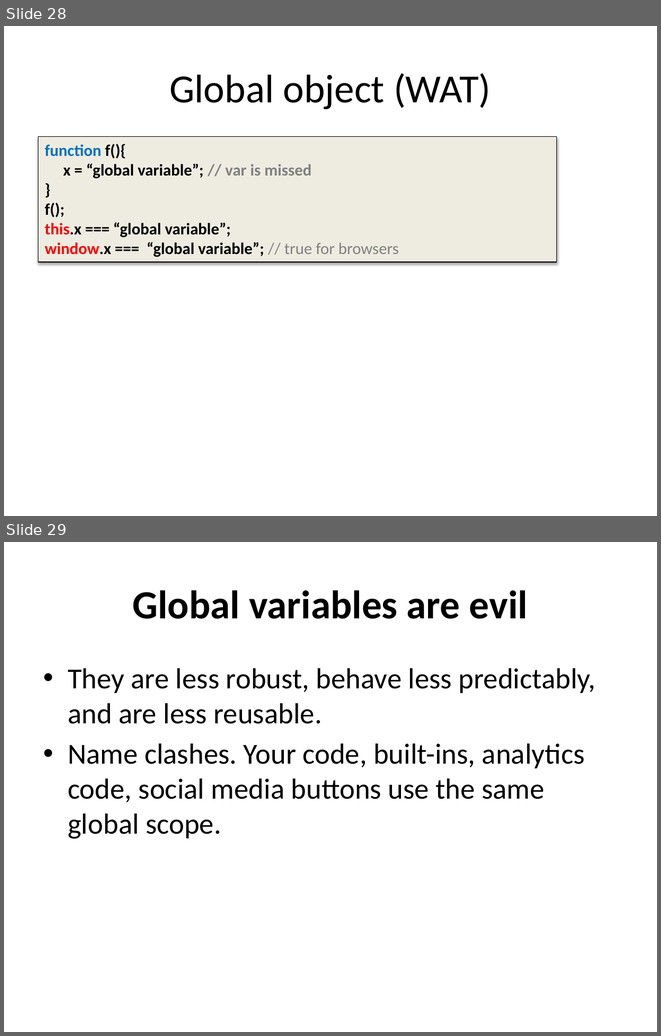
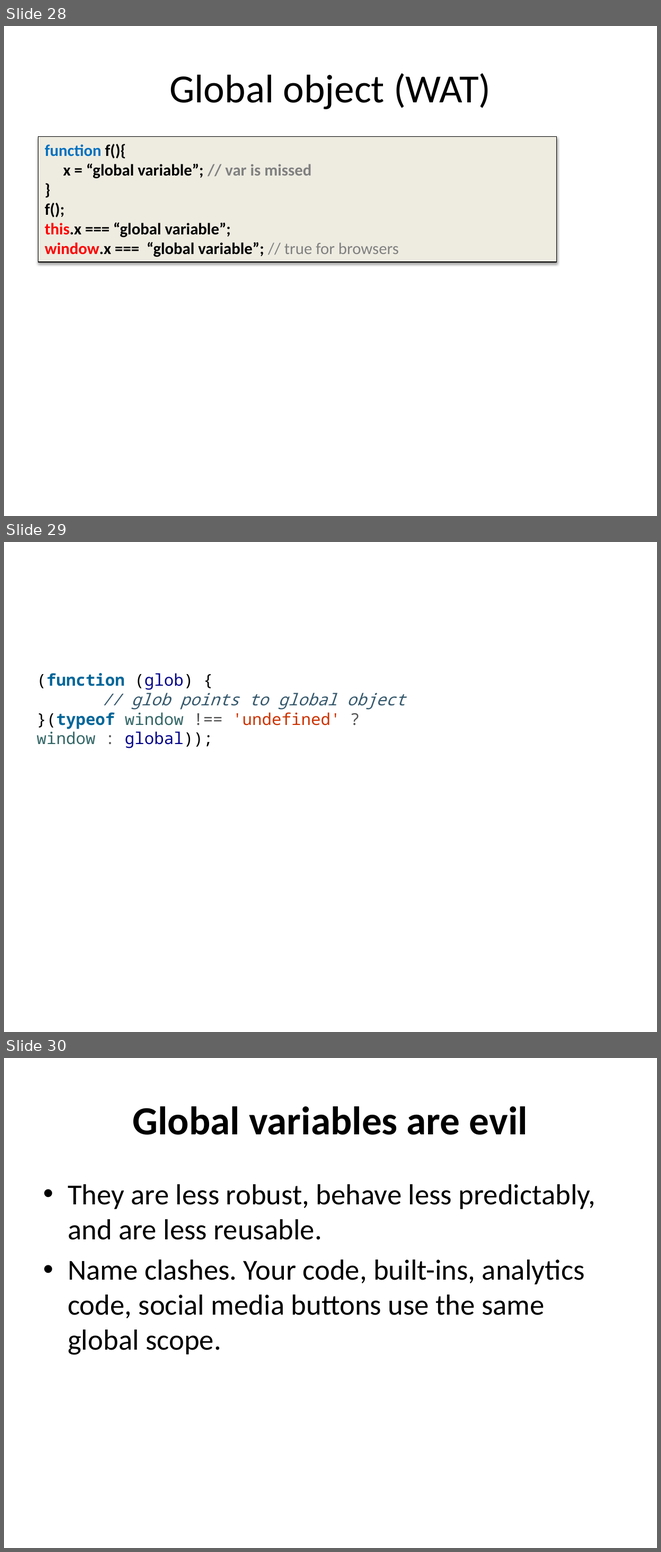
Before and after one commit to dzmitry-varabei/front-end-course, a slide deck: lecture-3-recap-scope/scope.pptx. Shown one above the other, each under a label of ours: slides 28 and 29 before the commit, slides 28, 29 and 30 after it. The pictures are 661x1036 and 661x1552 pixels, drawn with LibreOffice and Linux fonts; fonts in the diff are those of the drawing. Boxes give left, top, right and bottom in pixels: in the first picture for what was removed or moved away, otherwise in the second. Text is boxed around its words. In the diff, an @@ line names an element or a change of style, - is before the commit and + after.

Commit message:
update

```diff
--- a/lecture-3-recap-scope/scope.pptx
+++ b/lecture-3-recap-scope/scope.pptx
@@ slide 29 added at [4,542,657,1032], background #FFFFFF @@
@@ text added at [37,673,406,748], 18 pt, text #35586C @@
+(function (glob) {
+// glob points to global object
+}(typeof window !== 'undefined' ? window : global));
@@ what was slide 29 is now slide 30 @@
```
